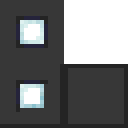
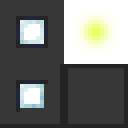
Layers edited between the first and the second 128 × 128 image:
added layer "Pasted Layer" above "Layer #1" over [76, 12, 120, 56]
